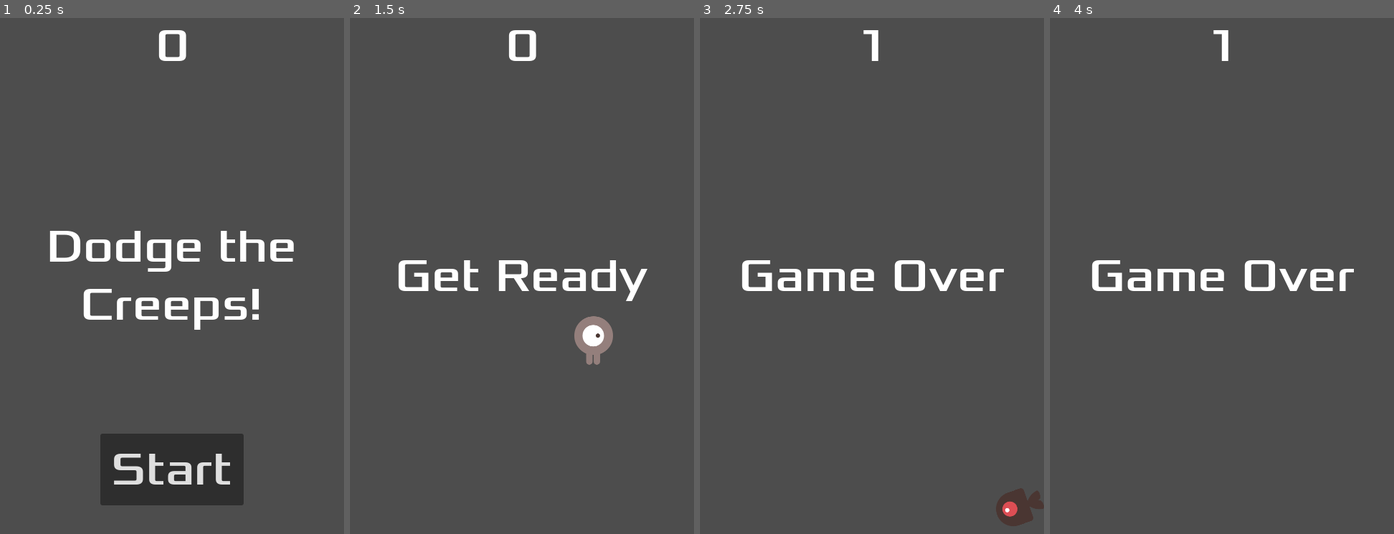
Above: before the commit, frames 1-4 (left to right).
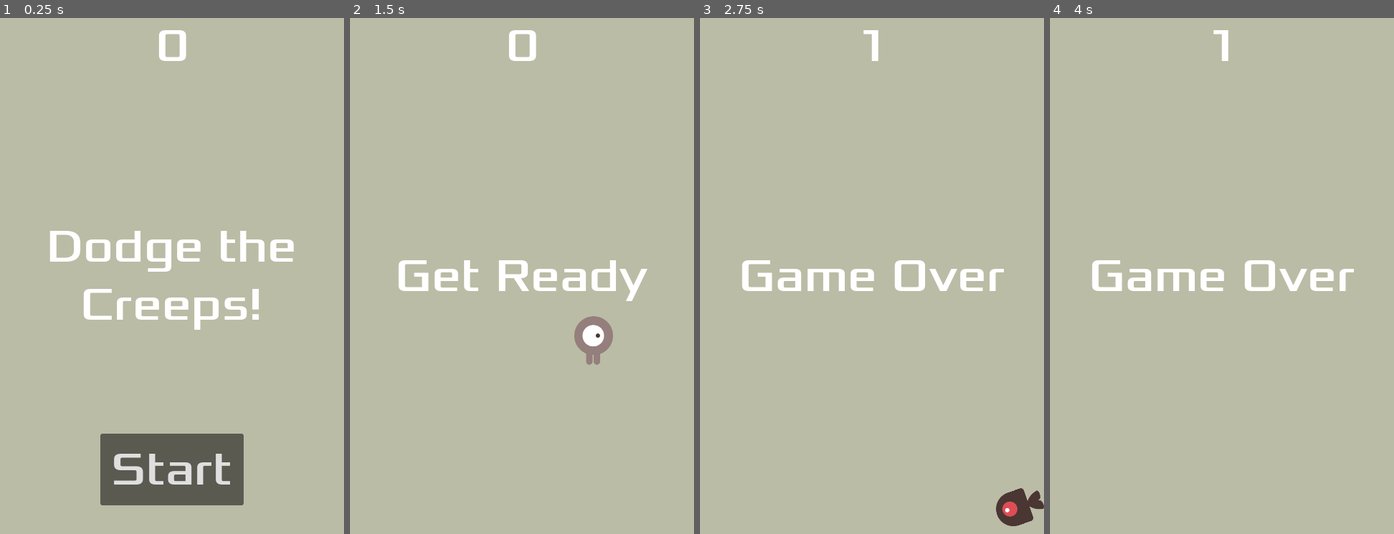
Above: after the commit, the same moments.

Repository: marleeeeeey/godot_exmples
Game: Godot game, scene res://scenes/main.tscn
The game is run twice, just before and just after one commit, with the same random seed, the same clock (stepped at 60 frames per second) and the same inputs.
Inputs:
- Up to frame 1 (0.25 s): no input
- Up to frame 2 (1.5 s): click "Start" at 0.5 s; tap Enter at 1.25 s; hold D (move_right) from 1.28 s (still down)
- Up to frame 3 (2.75 s): release D (move_right) at 2.03 s; hold S (move_down) from 2.03 s (still down)
- Up to frame 4 (4 s): release S (move_down) at 2.78 s; hold D (move_right) 2.78-3.53 s; hold W (move_up) from 3.53 s (still down)

The runs differ from the first frame. In frame 1, 96% of the frame differs, in the area x 0-100%, y 0-100%; in frame 2, 97%; in frame 3, 98%; in frame 4, 98%.

Commit message:
Add colored rect with specific color as background.

Diff:
--- a/003_first_2d_game/scenes/main.tscn
+++ b/003_first_2d_game/scenes/main.tscn
@@ -14,6 +14,14 @@
 [node name="Main" type="Node"]
 script = ExtResource("1_58w3n")
 mob_scene = ExtResource("2_781ac")
+
+[node name="ColorRect" type="ColorRect" parent="."]
+anchors_preset = 15
+anchor_right = 1.0
+anchor_bottom = 1.0
+grow_horizontal = 2
+grow_vertical = 2
+color = Color(0.729285, 0.737308, 0.64709, 1)
 
 [node name="Player" parent="." instance=ExtResource("1_x06se")]
 
